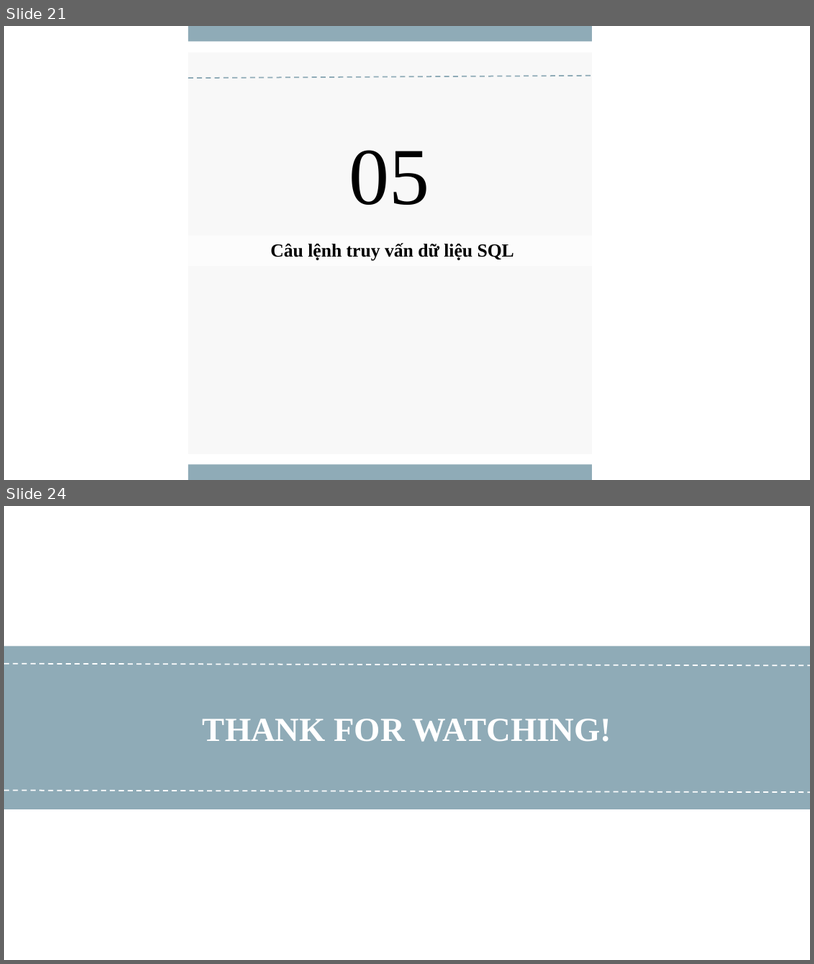
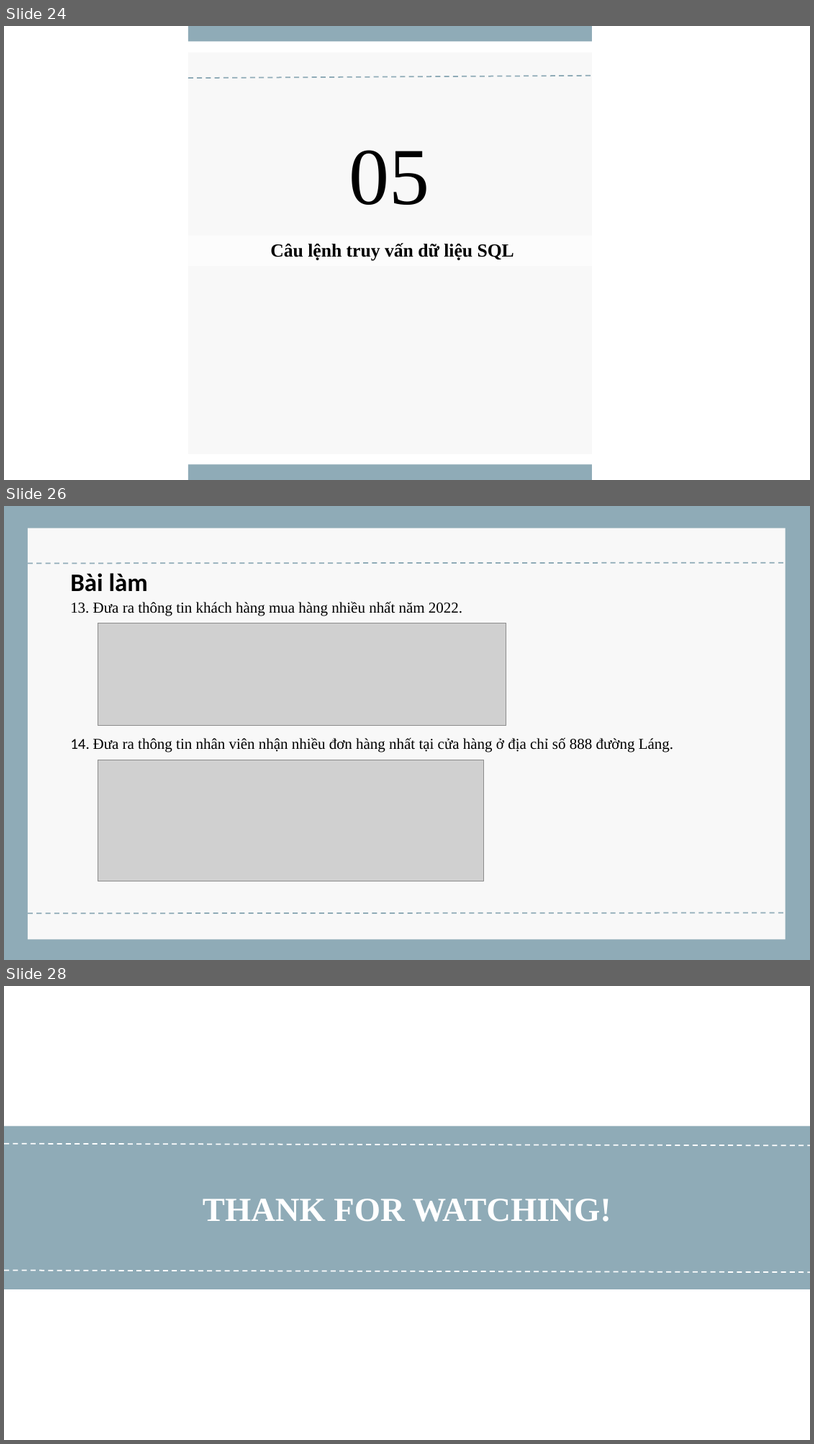
Before and after one commit to dinhminhlh/Major-Assignment-DataBase, a slide deck: CSDL_1_2_22_N04_NHOM07_Loading.pptx. Shown one above the other, each under a label of ours: slides 21 and 24 before the commit, slides 24, 26 and 28 after it; the slides between them are not shown. The pictures are 814x964 and 814x1444 pixels, drawn with LibreOffice and Linux fonts; fonts in the diff are those of the drawing; grey boxes stand for pictures. Boxes give left, top, right and bottom in pixels: in the first picture for what was removed or moved away, otherwise in the second. Text is boxed around its words. In the diff, an @@ line names an element or a change of style, - is before the commit and + after.

```diff
--- a/CSDL_1_2_22_N04_NHOM07_Loading.pptx
+++ b/CSDL_1_2_22_N04_NHOM07_Loading.pptx
@@ slide 26 added at bbox=[4, 506, 810, 960], background #8FABB7 @@
@@ rectangle added at bbox=[28, 528, 786, 939], fill #F8F8F8 @@
@@ line added from (28, 564) to (789, 563), #8FABB7 1.5 pt dashed @@
@@ text added at bbox=[70, 573, 674, 752], 18 pt, text #000000 @@
+Bài làm
+13. Đưa ra thông tin khách hàng mua hàng nhiều nhất năm 2022.
+14. Đưa ra thông tin nhân viên nhận nhiều đơn hàng nhất tại cửa hàng ở địa chỉ số 888 đường Láng.
@@ picture added at bbox=[98, 623, 507, 725] @@
@@ picture added at bbox=[98, 759, 484, 881] @@
@@ line added from (28, 913) to (789, 913), #8FABB7 1.5 pt dashed @@
@@ what was slide 21 is now slide 24 @@
@@ what was slide 24 is now slide 28 @@
```
Also in this commit, not shown: 9 slides changed, 4 other slides added, 1 slide removed, 5 other files.
